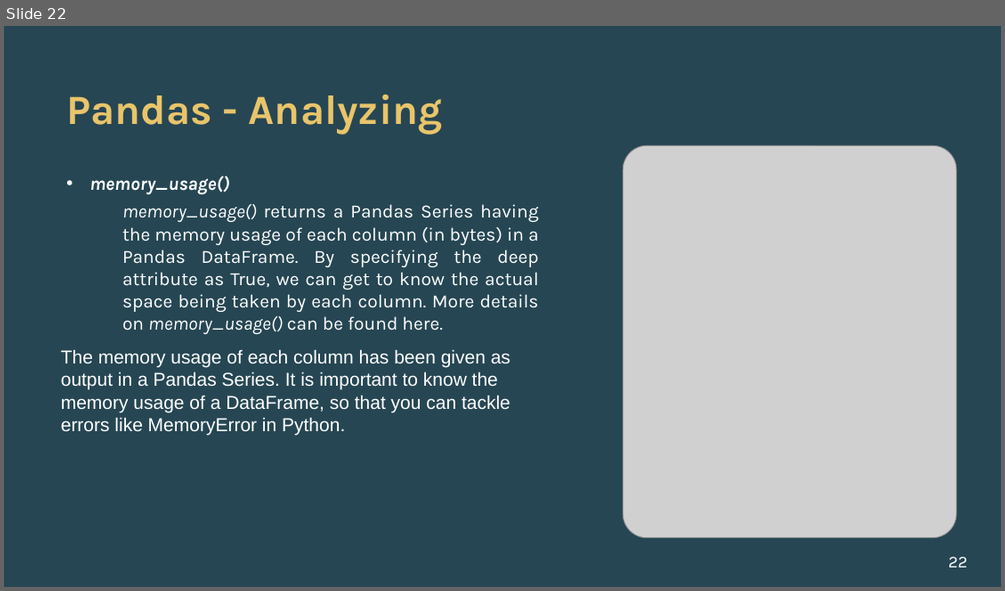
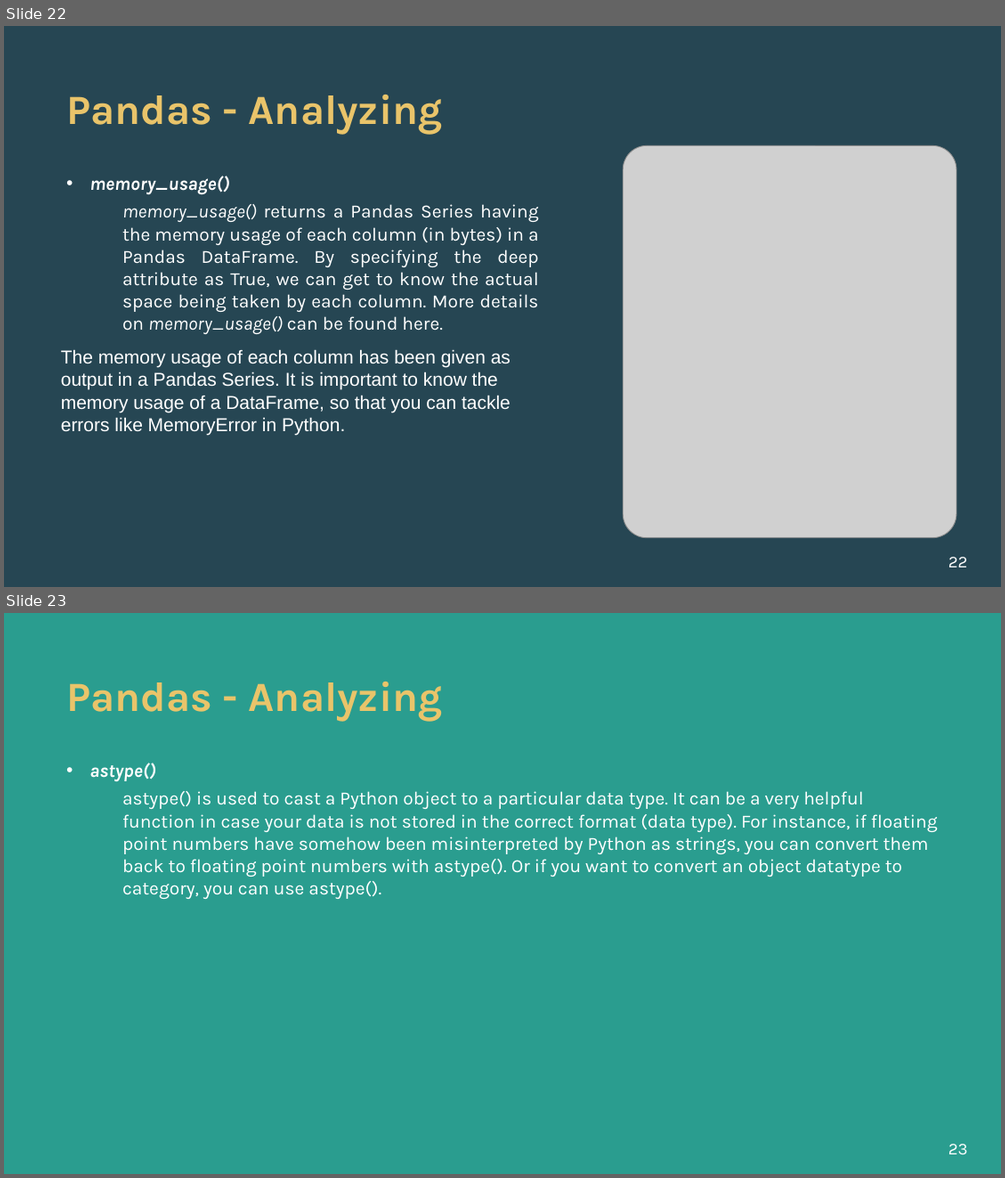
Before and after one commit to alishhde/PandasTutorial, a slide deck: Pandas Tutorials.pptx. Shown one above the other, each under a label of ours: slide 22 before the commit, slides 22 and 23 after it. The pictures are 1005x591 and 1005x1178 pixels, drawn with LibreOffice and Linux fonts; fonts in the diff are those of the drawing; grey boxes stand for pictures; background and template pictures are left out. Boxes give left, top, right and bottom in pixels: in the first picture for what was removed or moved away, otherwise in the second. Text is boxed around its words. In the diff, an @@ line names an element or a change of style, - is before the commit and + after.

```diff
--- a/Pandas Tutorials.pptx
+++ b/Pandas Tutorials.pptx
@@ slide 23 added at bbox=[4, 613, 1001, 1174], background #2A9D8F @@
@@ title added at bbox=[66, 682, 443, 721], 40 pt, text #E9C46A, bold @@
+Pandas - Analyzing
@@ text added at bbox=[89, 763, 938, 899], 18 pt, text #FFFFFF @@
+• astype()
+  astype() is used to cast a Python object to a particular data type. It can be a very helpful function in case your data is not stored in the correct format (data type). For instance, if floating point numbers have somehow been misinterpreted by Python as strings, you can convert them back to floating point numbers with astype(). Or if you want to convert an object datatype to category, you can use astype().
@@ page number added at bbox=[948, 1143, 968, 1154], 16 pt, text #FFFFFF @@
+23
```
Also in this commit, not shown: 1 slide changed, 11 other slides added, 17 other files.
